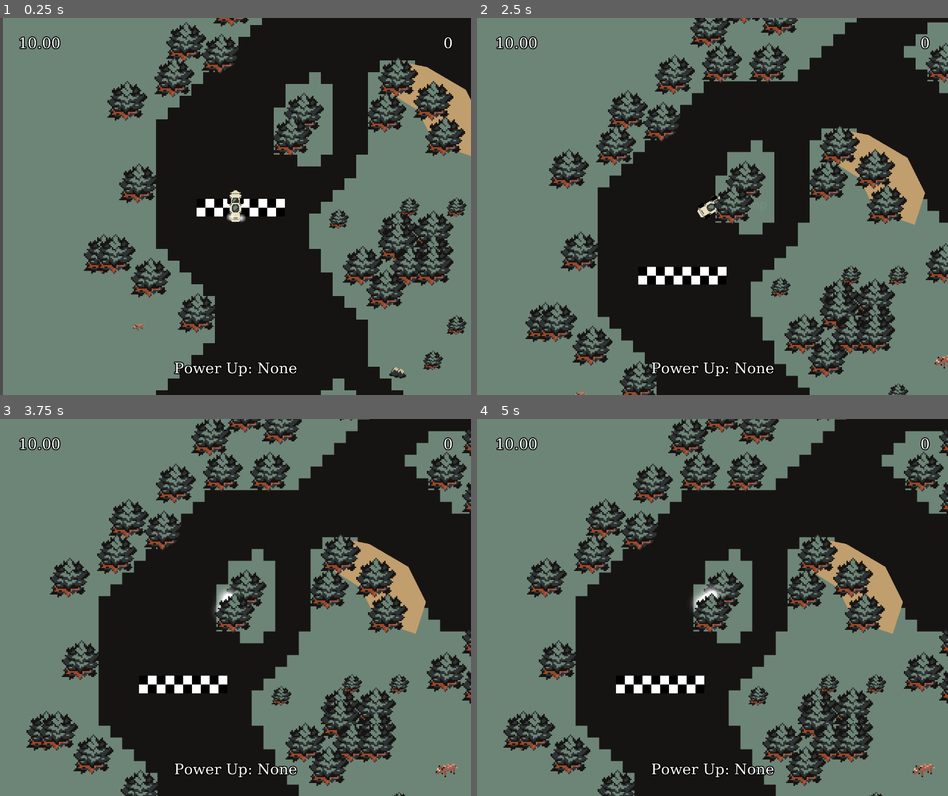
Above: before the commit, frames 1-4 (two rows, left to right).
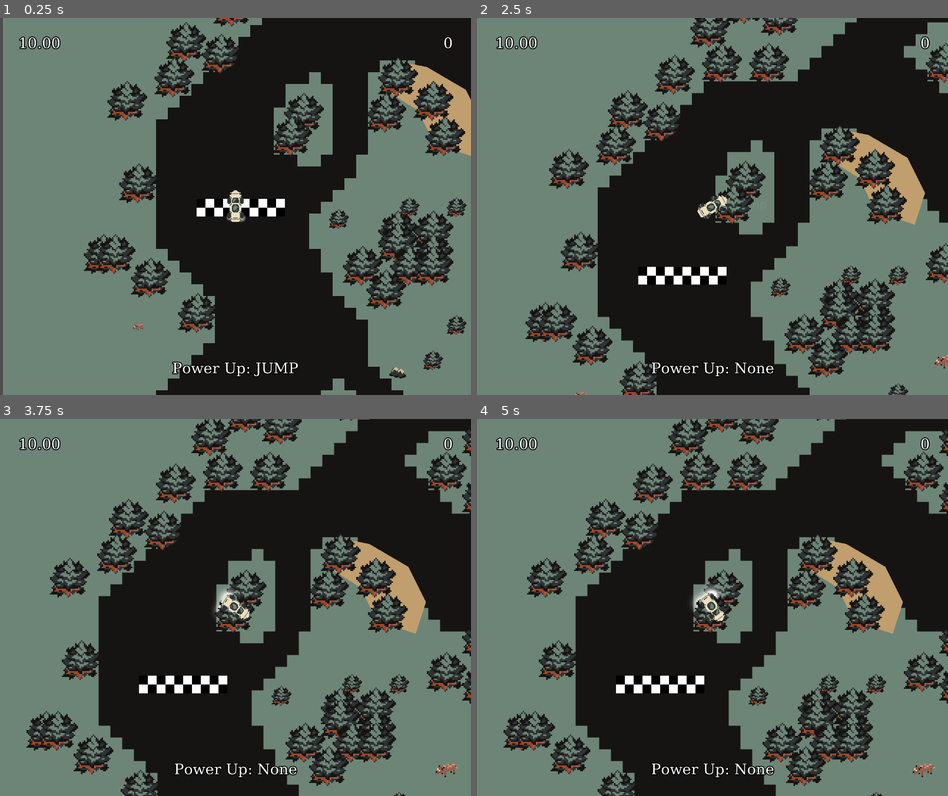
Above: after the commit, the same moments.

Repository: PGComai/Made-at-the-MADE-2025
Game: Godot game, scene res://scenes/Levels/Track1.tscn
Two runs of this game, one before a commit and one after it. Both use one fixed random seed, a clock stepped at 60 frames per second and the inputs below. This scene is started directly instead of the project's main scene.
Inputs:
- Up to frame 1 (0.25 s): no input
- Up to frame 2 (2.5 s): hold D (right) 0.53-1.28 s; tap . (a) at 0.6, 1.35, 2.1 s; hold S (brake) 1.28-2.03 s; hold D (right) from 2.03 s (still down)
- Up to frame 3 (3.75 s): tap . (a) at 2.85, 3.6 s; release D (right) at 3.53 s; hold A (left) from 3.53 s (still down)
- Up to frame 4 (5 s): keep holding A (left); tap . (a) at 4.35 s

The runs differ from the first frame. In frame 1, 0.5% of the frame differs, in the area x 36-64%, y 47-95%; in frame 2, 0.1%; in frame 3, 0.2%; in frame 4, 0.2%.

Commit message:
Replace inline car with car scene

Diff:
--- a/car/car.tscn
+++ b/car/car.tscn
@@ -52,7 +52,7 @@
 
 [sub_resource type="CircleShape2D" id="CircleShape2D_jpe8o"]
 
-[node name="Car" type="CharacterBody2D"]
+[node name="Car" type="CharacterBody2D" groups=["car"]]
 collision_layer = 2
 script = ExtResource("1_2gitb")
 jump_sprite_curve = SubResource("Curve_bkrhx")
--- a/scenes/Levels/Track1.tscn
+++ b/scenes/Levels/Track1.tscn
@@ -1,171 +1,25 @@
-[gd_scene load_steps=23 format=3 uid="uid://w6m32vdyypca"]
+[gd_scene load_steps=9 format=3 uid="uid://w6m32vdyypca"]
 
 [ext_resource type="PackedScene" uid="uid://8bme12g1d8x3" path="res://scenes/TrackTilemaps/track1_tilemap.tscn" id="2_2but6"]
 [ext_resource type="Texture2D" uid="uid://dqkmflcw0qvth" path="res://Sprites/Racetrack2.png" id="2_6tico"]
+[ext_resource type="PackedScene" uid="uid://d0o2qlnyynrd1" path="res://car/car.tscn" id="2_h475k"]
 [ext_resource type="PackedScene" uid="uid://bivlmeywelyqy" path="res://scenes/finish_line/finish_line.tscn" id="3_xypmq"]
-[ext_resource type="Script" uid="uid://ql5fgk7fubbe" path="res://car/car.gd" id="4_pojh3"]
 [ext_resource type="PackedScene" uid="uid://baup2npo25ut2" path="res://scenes/checkpoint/checkpoint.tscn" id="4_rnu2n"]
-[ext_resource type="PackedScene" uid="uid://cepc801q0224o" path="res://scenes/toast/toast.tscn" id="5_kvrak"]
-[ext_resource type="PackedScene" uid="uid://30gtxo2tdg4p" path="res://scenes/vehicle_sound/vehicle_player.tscn" id="6_nlea7"]
-[ext_resource type="PackedScene" path="res://car/chase_cam.tscn" id="6_pulch"]
+[ext_resource type="PackedScene" uid="uid://c8cygi4lw5m0h" path="res://car/chase_cam.tscn" id="6_pulch"]
 [ext_resource type="Script" uid="uid://duykyco6wqlc" path="res://terrain/terrain.gd" id="7_pojh3"]
-[ext_resource type="Texture2D" uid="uid://cl2qi4xf1y5vs" path="res://Sprites/Car/body_concept1.png" id="7_srfgw"]
-[ext_resource type="PackedScene" uid="uid://sy7cihov55fu" path="res://scenes/vehicle/wheel.tscn" id="8_cksj3"]
 [ext_resource type="PackedScene" uid="uid://d2bb8tpx5ikj2" path="res://scenes/main/main.tscn" id="12_2but6"]
-
-[sub_resource type="Curve" id="Curve_bkrhx"]
-_data = [Vector2(0, 0), 0.0, 4.9433246, 0, 0, Vector2(0.49665552, 1), 0.0, 0.0, 0, 0, Vector2(1, 0), -5.1777477, 0.0, 0, 0]
-point_count = 3
-
-[sub_resource type="CircleShape2D" id="CircleShape2D_2gitb"]
-
-[sub_resource type="Gradient" id="Gradient_hkabp"]
-offsets = PackedFloat32Array(0, 0.8)
-colors = PackedColorArray(1, 1, 1, 1, 1, 1, 1, 0)
-
-[sub_resource type="GradientTexture2D" id="GradientTexture2D_jpe8o"]
-gradient = SubResource("Gradient_hkabp")
-width = 16
-height = 16
-fill = 1
-fill_from = Vector2(0.5, 0.5)
-fill_to = Vector2(0.5, 0)
-metadata/_snap_enabled = true
-
-[sub_resource type="Curve" id="Curve_hkabp"]
-_data = [Vector2(0, 0), 0.0, 0.0, 0, 0, Vector2(0.38085106, 1), 0.0, 0.0, 0, 0, Vector2(1, 0), 0.0, 0.0, 0, 0]
-point_count = 3
-
-[sub_resource type="CurveTexture" id="CurveTexture_jpe8o"]
-curve = SubResource("Curve_hkabp")
-
-[sub_resource type="Curve" id="Curve_h3fet"]
-_limits = [0.0, 5.0, 0.0, 1.0]
-_data = [Vector2(0, 0), 0.0, 0.0, 0, 0, Vector2(0.23191488, 1), 0.0, 0.0, 0, 0, Vector2(1, 5), 15.557326, 0.0, 0, 0]
-point_count = 3
-
-[sub_resource type="CurveTexture" id="CurveTexture_bkrhx"]
-curve = SubResource("Curve_h3fet")
-
-[sub_resource type="ParticleProcessMaterial" id="ParticleProcessMaterial_h3fet"]
-particle_flag_disable_z = true
-spread = 180.0
-flatness = 1.0
-initial_velocity_min = -5.0
-initial_velocity_max = 5.0
-gravity = Vector3(0, 0, 0)
-scale_curve = SubResource("CurveTexture_bkrhx")
-alpha_curve = SubResource("CurveTexture_jpe8o")
-
-[sub_resource type="CircleShape2D" id="CircleShape2D_jpe8o"]
 
 [node name="Racetrack" type="Node2D"]
 z_as_relative = false
 y_sort_enabled = true
 
+[node name="Main" parent="." node_paths=PackedStringArray("car") instance=ExtResource("12_2but6")]
+car = NodePath("../Car")
+
 [node name="Track1" parent="." instance=ExtResource("2_2but6")]
 
-[node name="Car" type="CharacterBody2D" parent="." groups=["car"]]
+[node name="Car" parent="." instance=ExtResource("2_h475k")]
 position = Vector2(-452, 8)
-collision_layer = 2
-script = ExtResource("4_pojh3")
-jump_sprite_curve = SubResource("Curve_bkrhx")
-
-[node name="Toast" parent="Car" instance=ExtResource("5_kvrak")]
-unique_name_in_owner = true
-
-[node name="VehiclePlayer" parent="Car" instance=ExtResource("6_nlea7")]
-unique_name_in_owner = true
-
-[node name="CollisionShape2D" type="CollisionShape2D" parent="Car"]
-shape = SubResource("CircleShape2D_2gitb")
-
-[node name="Sprite2D" type="Sprite2D" parent="Car"]
-y_sort_enabled = true
-texture = ExtResource("7_srfgw")
-
-[node name="WheelFL" parent="Car/Sprite2D" instance=ExtResource("8_cksj3")]
-y_sort_enabled = true
-position = Vector2(-9, -8)
-frame_progress = 0.60218227
-
-[node name="WheelFR" parent="Car/Sprite2D" instance=ExtResource("8_cksj3")]
-y_sort_enabled = true
-position = Vector2(8, -8)
-frame_progress = 0.60218227
-
-[node name="WheelBL" parent="Car/Sprite2D" instance=ExtResource("8_cksj3")]
-y_sort_enabled = true
-position = Vector2(-9, 12)
-frame_progress = 0.60218227
-
-[node name="WheelBR" parent="Car/Sprite2D" instance=ExtResource("8_cksj3")]
-y_sort_enabled = true
-position = Vector2(8, 12)
-frame_progress = 0.60218227
-
-[node name="Sprite2DShadow" type="Sprite2D" parent="Car"]
-modulate = Color(0, 0, 0, 1)
-z_index = -1
-y_sort_enabled = true
-rotation = 0.010505824
-texture = ExtResource("7_srfgw")
-
-[node name="WheelFL" parent="Car/Sprite2DShadow" instance=ExtResource("8_cksj3")]
-z_index = 1
-position = Vector2(-9, -8)
-frame_progress = 0.60218227
-
-[node name="WheelFR" parent="Car/Sprite2DShadow" instance=ExtResource("8_cksj3")]
-z_index = 1
-position = Vector2(8, -8)
-frame_progress = 0.60218227
-
-[node name="WheelBL" parent="Car/Sprite2DShadow" instance=ExtResource("8_cksj3")]
-z_index = 1
-position = Vector2(-9, 12)
-frame_progress = 0.60218227
-
-[node name="WheelBR" parent="Car/Sprite2DShadow" instance=ExtResource("8_cksj3")]
-z_index = 1
-position = Vector2(8, 12)
-frame_progress = 0.60218227
-
-[node name="LabelGrip" type="Label" parent="Car"]
-visible = false
-offset_right = 40.0
-offset_bottom = 23.0
-text = "GRIP: 1.0"
-
-[node name="SmokeLeft" type="GPUParticles2D" parent="Car"]
-position = Vector2(-8, 13)
-emitting = false
-amount = 32
-texture = SubResource("GradientTexture2D_jpe8o")
-lifetime = 0.6
-fixed_fps = 60
-interpolate = false
-process_material = SubResource("ParticleProcessMaterial_h3fet")
-
-[node name="SmokeRight" type="GPUParticles2D" parent="Car"]
-position = Vector2(8, 13)
-emitting = false
-amount = 32
-texture = SubResource("GradientTexture2D_jpe8o")
-lifetime = 0.6
-fixed_fps = 60
-interpolate = false
-process_material = SubResource("ParticleProcessMaterial_h3fet")
-
-[node name="StuffDetector" type="Area2D" parent="Car"]
-monitorable = false
-
-[node name="CollisionShape2D" type="CollisionShape2D" parent="Car/StuffDetector"]
-shape = SubResource("CircleShape2D_jpe8o")
-
-[node name="TimerPowerUp" type="Timer" parent="Car"]
-process_callback = 0
-one_shot = true
 
 [node name="Sprite2D" type="Sprite2D" parent="."]
 visible = false
@@ -240,10 +94,3 @@
 [node name="Polygon2D" type="Polygon2D" parent="TerrainOil"]
 color = Color(0.1361005, 0.1361005, 0.1361005, 1)
 polygon = PackedVector2Array(-58, -5, -40, -14, -18, -25, 2, -36, 19, -32, 32, -9, 47, 4, 40, 18, 20, 27, -15, 21, -35, 14, -68, 17, -78, 7)
-
-[node name="Main" parent="." node_paths=PackedStringArray("car") instance=ExtResource("12_2but6")]
-car = NodePath("../Car")
-
-[connection signal="area_entered" from="Car/StuffDetector" to="Car" method="_on_stuff_detector_area_entered"]
-[connection signal="area_exited" from="Car/StuffDetector" to="Car" method="_on_stuff_detector_area_exited"]
-[connection signal="timeout" from="Car/TimerPowerUp" to="Car" method="_on_timer_power_up_timeout"]
